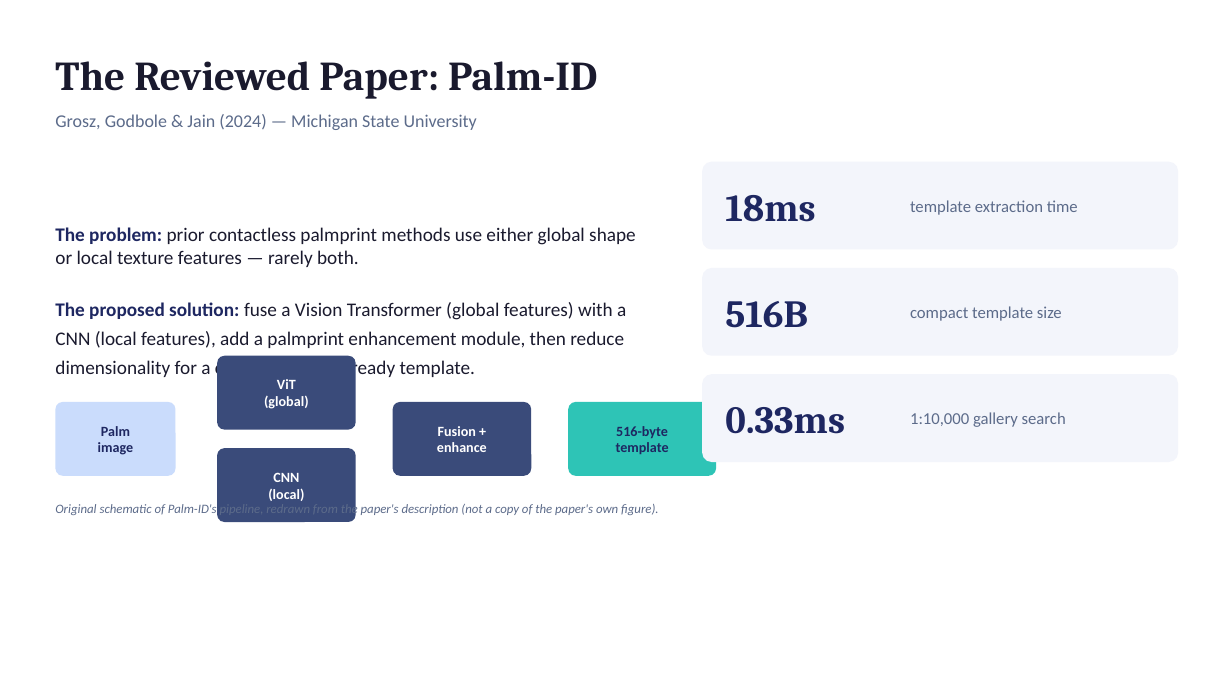
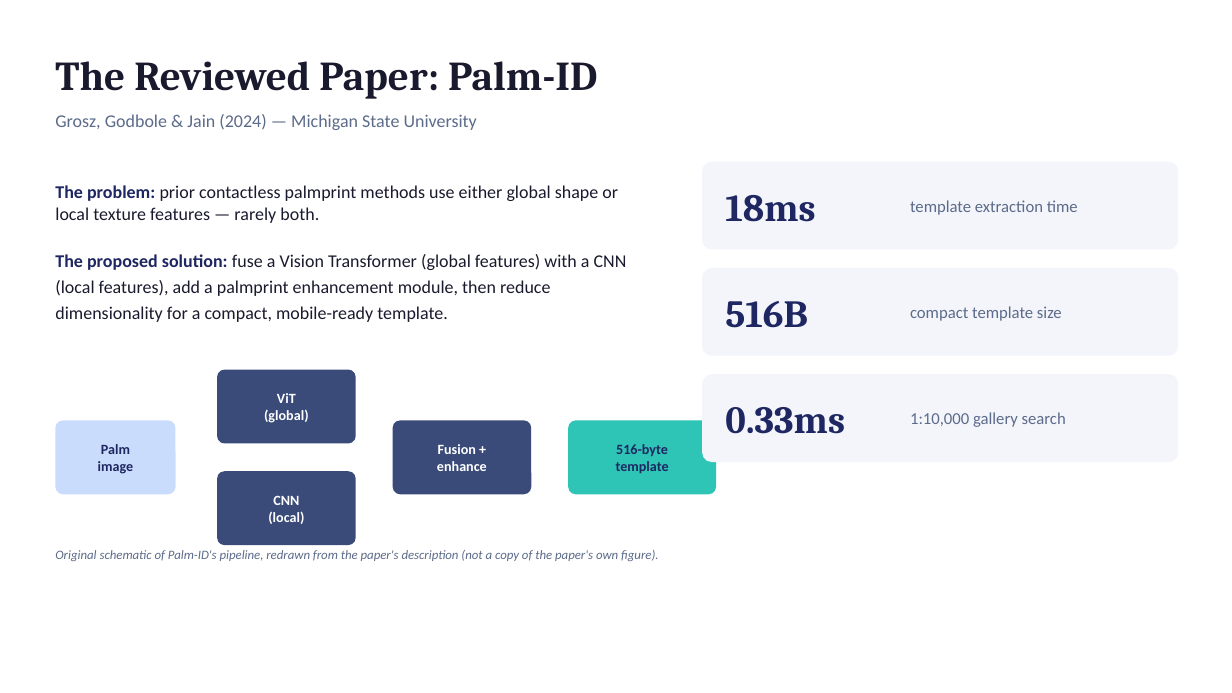
Before and after one commit to shonberkovich/multi-modal-biometric-system, a slide deck: slide 3 of docs/presentation.pptx. Drawn at 1232x693 pixels with LibreOffice and Linux fonts; fonts in the diff are those of the drawing. Boxes give left, top, right and bottom in pixels: in the first picture for what was removed or moved away, otherwise in the second. Text is boxed around its words. In the diff, an @@ line names an element or a change of style, - is before the commit and + after.

```diff
--- a/docs/presentation.pptx
+++ b/docs/presentation.pptx
@@ text "The problem: prior contactless palmprint ..." at [55,185,627,322]: size 15 to 14 pt; line spacing 1.25 to 1.2 @@
@@ text "ViT": place and size @@
-text "ViT" at [264,379,309,409]
+text "ViT" at [264,393,309,423]
@@ rounded rectangle: place and size @@
-rounded rectangle at [217,356,356,430]
+rounded rectangle at [217,370,356,444]
@@ 3 texts, 3 rounded rectangles: place and size @@
-3 texts, 3 rounded rectangles at [55,402,716,476]
+3 texts, 3 rounded rectangles at [55,421,716,494]
@@ text "CNN": place and size @@
-text "CNN" at [268,472,304,501]
+text "CNN" at [268,495,304,524]
@@ rounded rectangle: place and size @@
-rounded rectangle at [217,448,356,522]
+rounded rectangle at [217,471,356,545]
@@ text "Original schematic of Palm-ID's pipeline, ..." rewrapped from [55,502,659,517] to [55,550,659,561] @@
```
Also in this commit, not shown: 1 other file.
